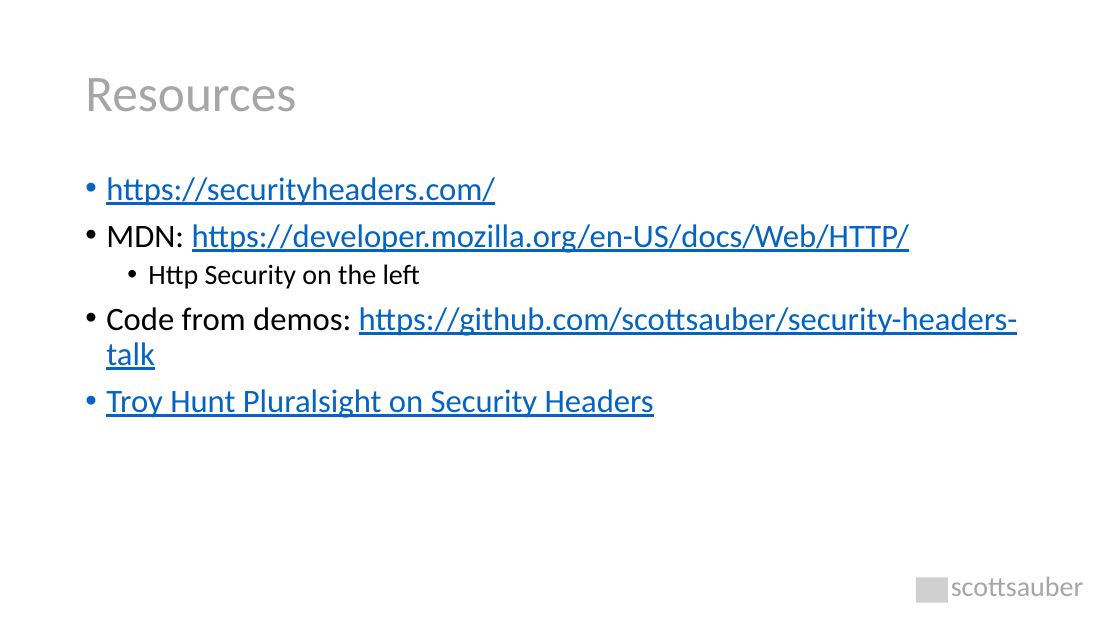
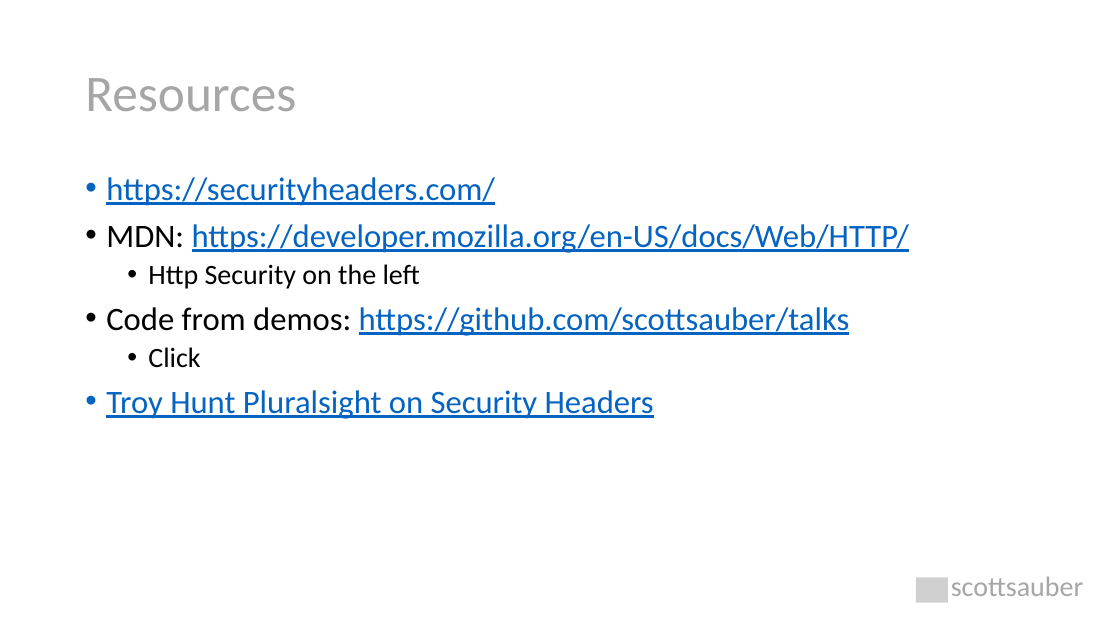
Before and after one commit to nirzaf/DotNetWorkShopTalk, a slide deck: slide 66 of 2021-1-27 - NDC London - Security Headers/Security Headers Explained.pptx. Drawn at 1120x630 pixels with LibreOffice and Linux fonts; fonts in the diff are those of the drawing; grey boxes stand for pictures. Boxes give left, top, right and bottom in pixels: in the first picture for what was removed or moved away, otherwise in the second. Text is boxed around its words. In the diff, an @@ line names an element or a change of style, - is before the commit and + after.

Commit message:
small tweaks to powerpoint

```diff
--- a/2021-1-27 - NDC London - Security Headers/Security Headers Explained.pptx
+++ b/2021-1-27 - NDC London - Security Headers/Security Headers Explained.pptx
@@ text at (106,307,850,368): text changed @@
-• Code from demos: https://github.com/scottsauber/security-headers-talk
+• Code from demos: https://github.com/scottsauber/talks
+  • Click
```
Also in this commit, not shown: 1 other slide changed.
